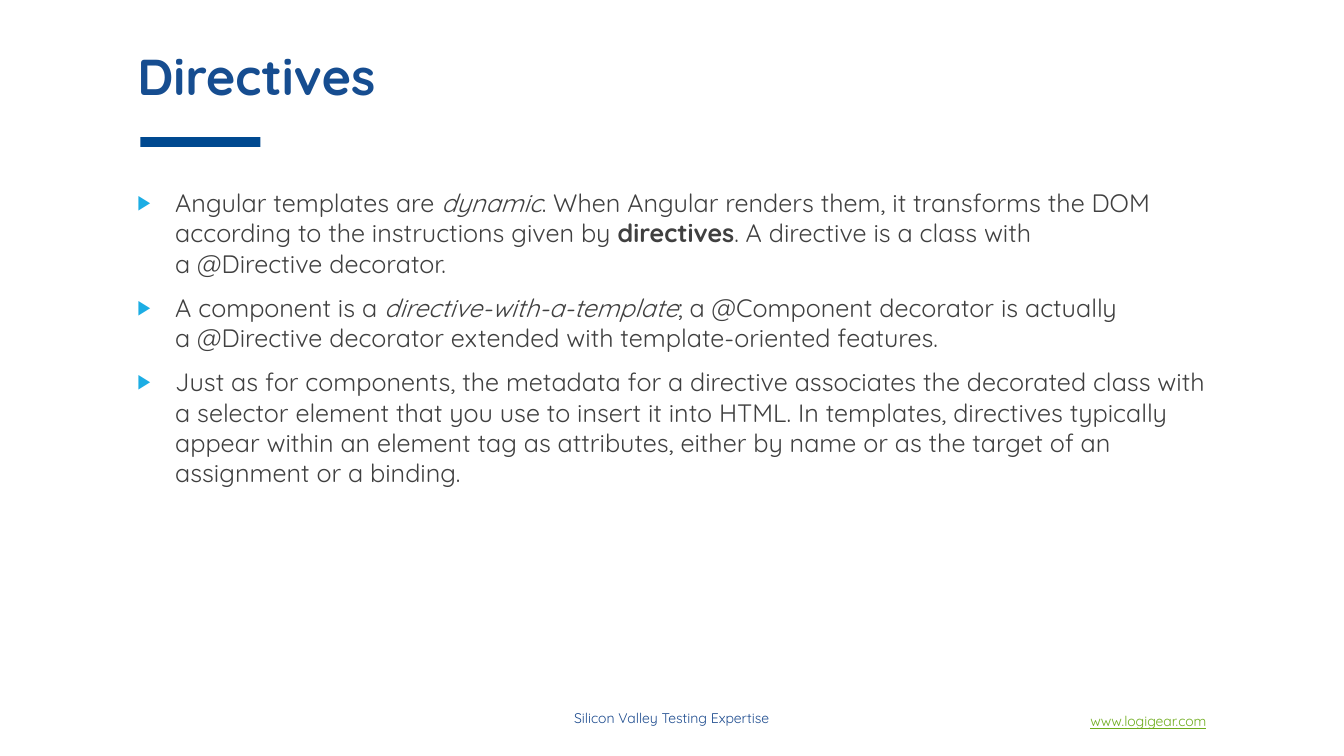
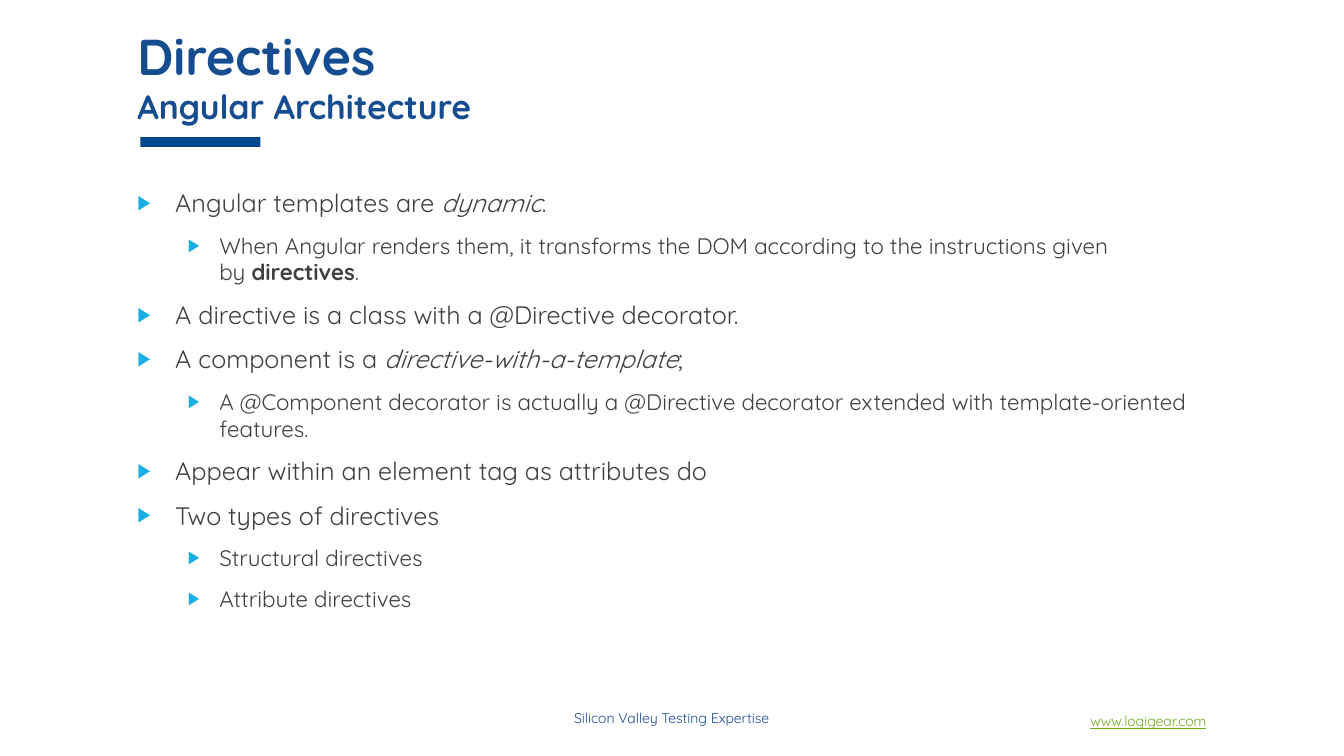
Before and after one commit to phongha1912/spring, a slide deck: slide 11 of doc/material/slides/section_2/Angular concepts.pptx (slide 19 before the commit). Drawn at 1344x756 pixels with LibreOffice and Linux fonts; fonts in the diff are those of the drawing; background and template pictures are left out. Boxes give left, top, right and bottom in pixels: in the first picture for what was removed or moved away, otherwise in the second. Text is boxed around its words. In the diff, an @@ line names an element or a change of style, - is before the commit and + after.

```diff
--- a/doc/material/slides/section_2/Angular concepts.pptx
+++ b/doc/material/slides/section_2/Angular concepts.pptx
@@ title at (x1=137, y1=38, x2=471, y2=126): text changed; size 36 to 24 pt @@
-Directives
+Directives
+Angular Architecture
@@ text at (x1=175, y1=193, x2=1186, y2=607): text changed; size 18 to 16 pt @@
-▶ Angular templates are dynamic. When Angular renders them, it transforms the DOM according to the instructions given by directives. A directive is a class with a @Directive decorator.
-▶ A component is a directive-with-a-template; a @Component decorator is actually a @Directive decorator extended with template-oriented features.
-▶ Just as for components, the metadata for a directive associates the decorated class with a selector element that you use to insert it into HTML. In templates, directives typically appear within an element tag as attributes, either by name or as the target of an assignment or a binding.
+▶ Angular templates are dynamic.
+  ▶ When Angular renders them, it transforms the DOM according to the instructions given by directives.
+▶ A directive is a class with a @Directive decorator.
+▶ A component is a directive-with-a-template;
+  ▶ A @Component decorator is actually a @Directive decorator extended with template-oriented features.
+▶ Appear within an element tag as attributes do
+▶ Two types of directives
+  ▶ Structural directives
+  ▶ Attribute directives
```
Also in this commit, not shown: 6 other slides changed, 12 slides added, 26 slides removed.
